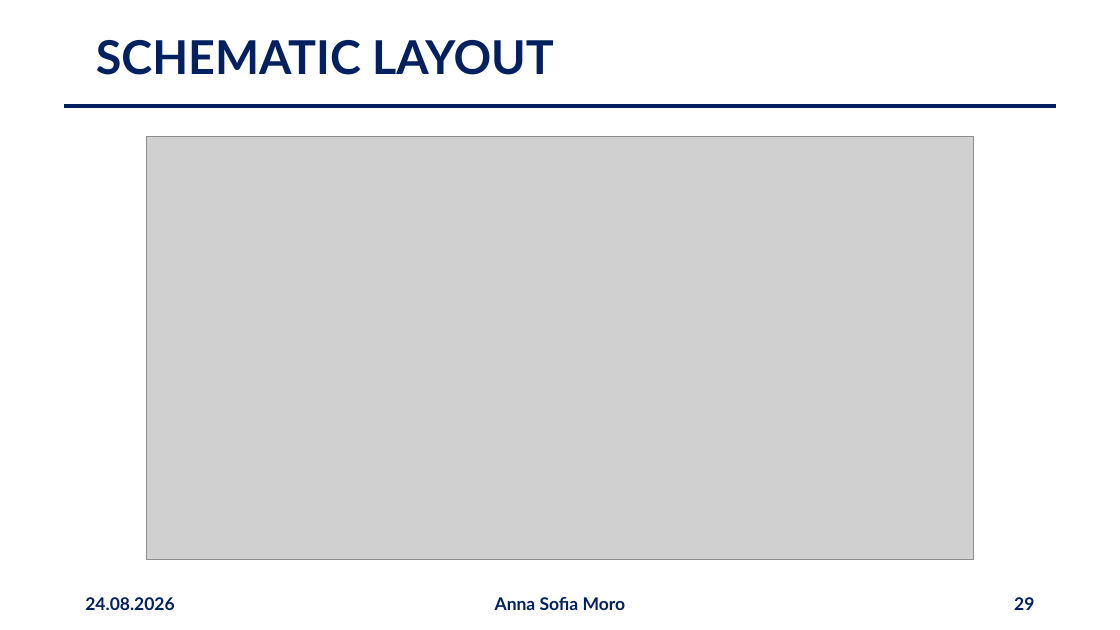
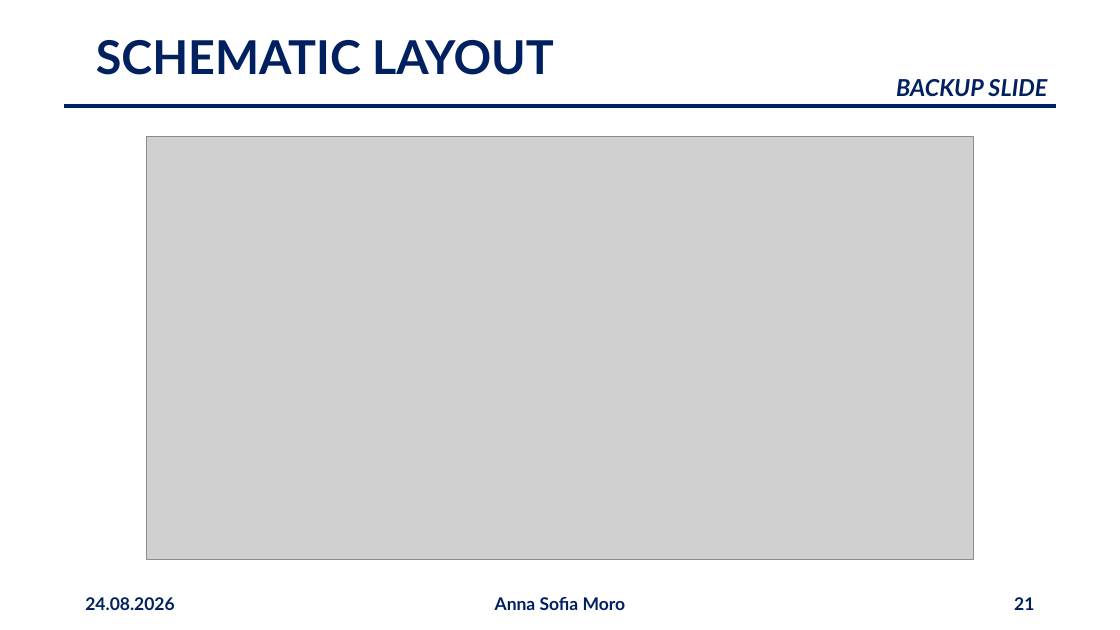
Before and after one commit to annaasofia/tesi, a slide deck: slide 21 of slides/presentazione2408.pptx (slide 29 before the commit). Drawn at 1120x630 pixels with LibreOffice and Linux fonts; fonts in the diff are those of the drawing; grey boxes stand for pictures. Boxes give left, top, right and bottom in pixels: in the first picture for what was removed or moved away, otherwise in the second. Text is boxed around its words. In the diff, an @@ line names an element or a change of style, - is before the commit and + after.

```diff
--- a/slides/presentazione2408.pptx
+++ b/slides/presentazione2408.pptx
@@ text added at box(896, 79, 1047, 96), 20 pt, text #002060, bold, italic @@
+BACKUP SLIDE
@@ page number at box(1014, 597, 1034, 610): text changed @@
-29
+21
```
Also in this commit, not shown: 15 other slides changed, 1 slide added, 8 slides removed.
